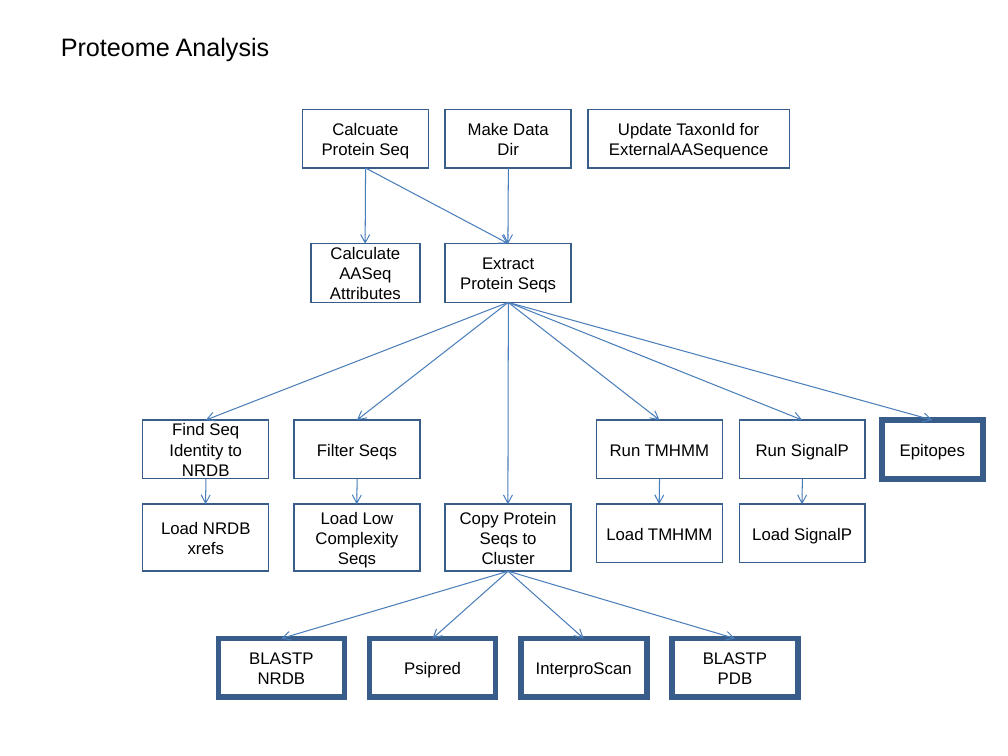
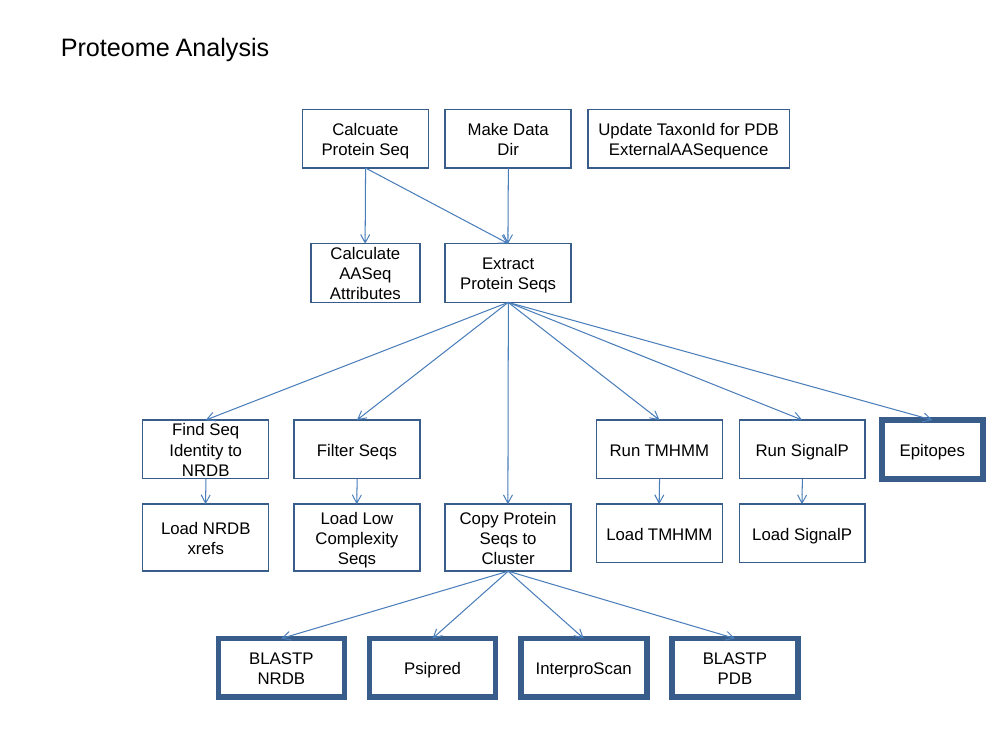
Before and after one commit to VEuPathDB/ApiCommonData, a slide deck: slide 5 of Load/doc/workflow/AnalysisWorkflow.ppt. Drawn at 1008x756 pixels with LibreOffice and Linux fonts; fonts in the diff are those of the drawing. Boxes give left, top, right and bottom in pixels: in the first picture for what was removed or moved away, otherwise in the second. Text is boxed around its words. In the diff, an @@ line names an element or a change of style, - is before the commit and + after.

```diff
--- a/Load/doc/workflow/AnalysisWorkflow.ppt
+++ b/Load/doc/workflow/AnalysisWorkflow.ppt
@@ text in rectangle at (598,123,778,159): text changed @@
-Update TaxonId for ExternalAASequence
+Update TaxonId for PDB ExternalAASequence
```
Also in this commit, not shown: 1 other slide changed.
